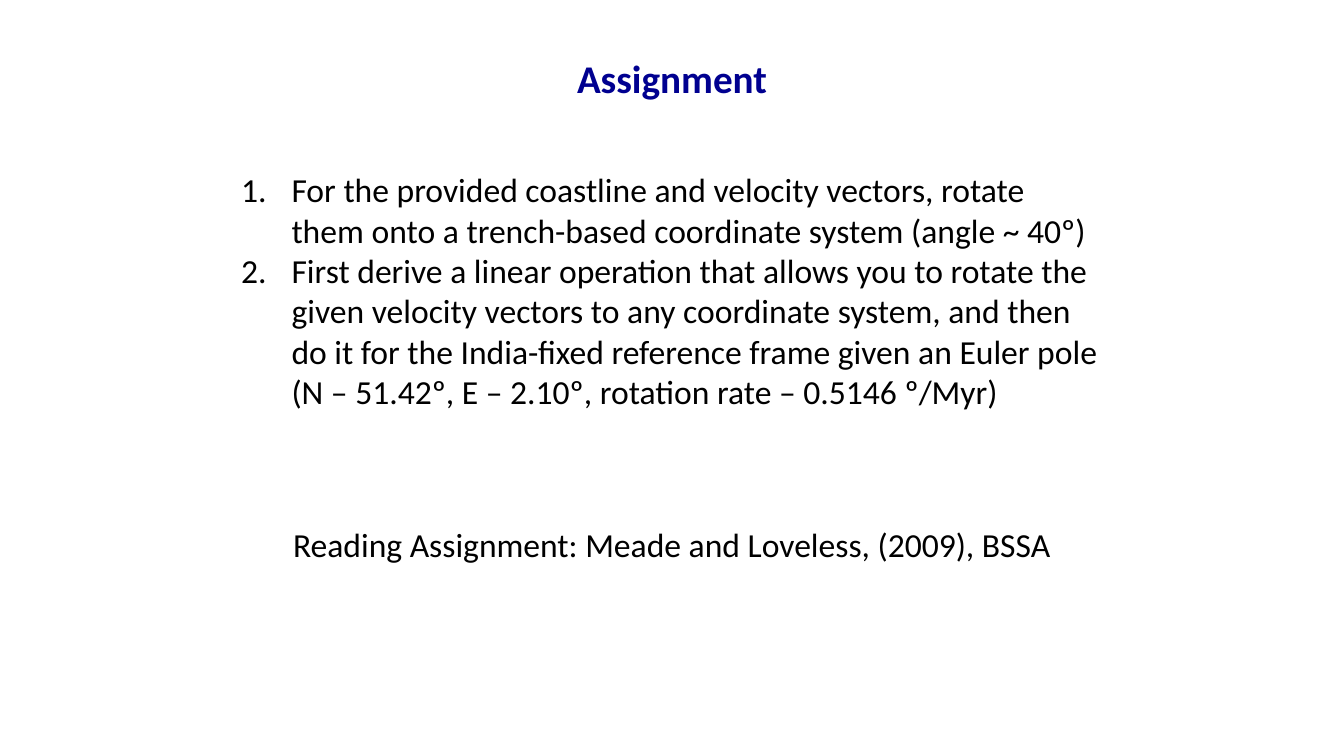
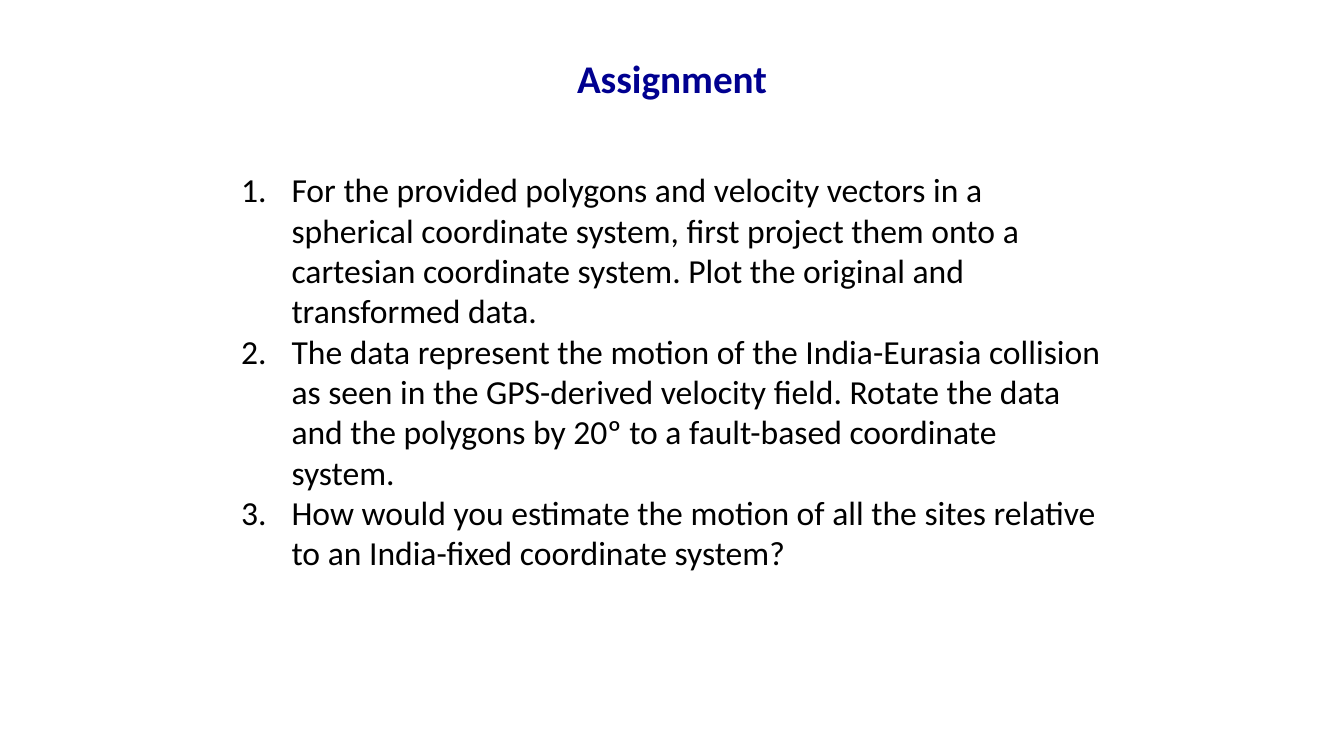
Before and after one commit to mallickrishg/solidmech_course, a slide deck: slide 19 of week1/week1_vectorcalculus.pptx (slide 14 before the commit). Drawn at 1344x756 pixels with LibreOffice and Linux fonts; fonts in the diff are those of the drawing. Boxes give left, top, right and bottom in pixels: in the first picture for what was removed or moved away, otherwise in the second. Text is boxed around its words. In the diff, an @@ line names an element or a change of style, - is before the commit and + after.

```diff
--- a/week1/week1_vectorcalculus.pptx
+++ b/week1/week1_vectorcalculus.pptx
@@ text at (292, 178, 1100, 571): text changed @@
-1. For the provided coastline and velocity vectors, rotate them onto a trench-based coordinate system (angle ~ 40º)
-2. First derive a linear operation that allows you to rotate the given velocity vectors to any coordinate system, and then do it for the India-fixed reference frame given an Euler pole (N – 51.42º, E – 2.10º, rotation rate – 0.5146 º/Myr)
+1. For the provided polygons and velocity vectors in a spherical coordinate system, first project them onto a cartesian coordinate system. Plot the original and transformed data.
+2. The data represent the motion of the India-Eurasia collision as seen in the GPS-derived velocity field. Rotate the data and the polygons by 20º to a fault-based coordinate system.
+3. How would you estimate the motion of all the sites relative to an India-fixed coordinate system?
@@ text removed at (293, 532, 1050, 563) @@
-Reading Assignment: Meade and Loveless, (2009), BSSA
```
Also in this commit, not shown: 6 other slides changed, 15 slides added, 24 other files.
